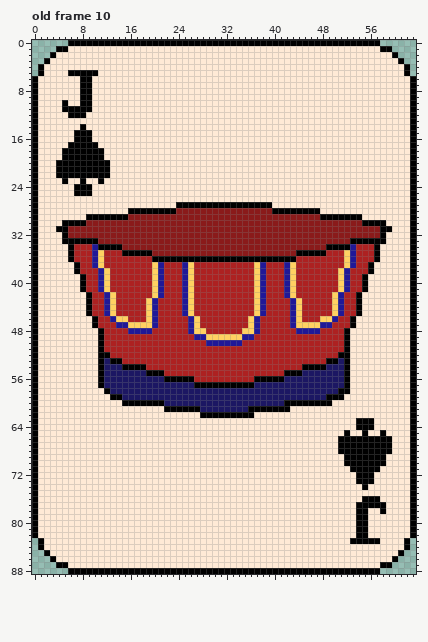
Two versions of one pixel-art file, idle-clicker-poker/Art/Aseprite/Cards/Cards.aseprite. The picture above was drawn from the file before the commit.
64x89 pixels, 13 frames. Shown: old frame 10. The commit also changed other frames, which this record leaves out.
Once edited:
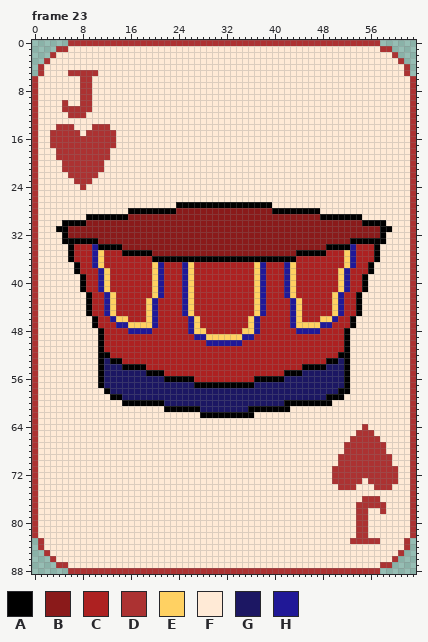
Palette (. is transparent): A #000000  B #8a1a1a  C #ad2121  D #ac3232  E #ffd162  F #ffead6  G #1c1763  H #201897
A new or re-ordered frame is compared with the old frame closest to it.
From the commit log: 11/01/26: Art: Added the rest of the card sprites
The edit:
frames 13 -> 52
Changed rows in their new state; - is an unchanged pixel.
Frame 23 is new; against old frame 10, layers "Layer 3", "Layer 1":
first column x 0:
 0 ------DDDDDDDDDDDDDDDDDDDDDDDDDDDDDDDDDDDDDDDDDDDDDDDDDDDD------
 1 ----DD----------------------------------------------------DD----
 2 ---D--------------------------------------------------------D---
 3 --D----------------------------------------------------------D--
 4 -D------------------------------------------------------------D-
 5 -D----DDDDD---------------------------------------------------D-
 6 D-------DD-----------------------------------------------------D
 7 D-------DD-----------------------------------------------------D
 8 D-------DD-----------------------------------------------------D
 9 D-------DD-----------------------------------------------------D
10 D----D--DD-----------------------------------------------------D
11 D----DDDDD-----------------------------------------------------D
12 D-----DDD------------------------------------------------------D
13 D--------------------------------------------------------------D
14 D---DDD-F-DDD--------------------------------------------------D
15 D--DDDDDFDDDDD-------------------------------------------------D
16 D--DDDDDDDDDDD-------------------------------------------------D
17 D--DDDDDDDDDDD-------------------------------------------------D
18 D---DDDDDDDDD--------------------------------------------------D
19 D---DDDDDDDDD--------------------------------------------------D
20 D---FDDDDDDDF--------------------------------------------------D
21 D---FDDDDDDDF--------------------------------------------------D
22 D---FFDDDDDFF--------------------------------------------------D
23 D----F-DDD-F---------------------------------------------------D
24 D------FDF-----------------------------------------------------D
25 D------FFF-----------------------------------------------------D
26 D--------------------------------------------------------------D
27 D--------------------------------------------------------------D
28 D--------------------------------------------------------------D
29 D--------------------------------------------------------------D
30 D--------------------------------------------------------------D
31 D--------------------------------------------------------------D
32 D--------------------------------------------------------------D
33 D--------------------------------------------------------------D
34 D--------------------------------------------------------------D
35 D--------------------------------------------------------------D
36 D--------------------------------------------------------------D
37 D--------------------------------------------------------------D
38 D--------------------------------------------------------------D
39 D--------------------------------------------------------------D
40 D--------------------------------------------------------------D
41 D--------------------------------------------------------------D
42 D--------------------------------------------------------------D
43 D--------------------------------------------------------------D
44 D--------------------------------------------------------------D
45 D--------------------------------------------------------------D
46 D--------------------------------------------------------------D
47 D--------------------------------------------------------------D
48 D--------------------------------------------------------------D
49 D--------------------------------------------------------------D
50 D--------------------------------------------------------------D
51 D--------------------------------------------------------------D
52 D--------------------------------------------------------------D
53 D--------------------------------------------------------------D
54 D--------------------------------------------------------------D
55 D--------------------------------------------------------------D
56 D--------------------------------------------------------------D
57 D--------------------------------------------------------------D
58 D--------------------------------------------------------------D
59 D--------------------------------------------------------------D
60 D--------------------------------------------------------------D
61 D--------------------------------------------------------------D
62 D--------------------------------------------------------------D
63 D-----------------------------------------------------FFF------D
64 D-----------------------------------------------------FDF------D
65 D---------------------------------------------------F-DDD-F----D
66 D--------------------------------------------------FFDDDDDFF---D
67 D--------------------------------------------------FDDDDDDDF---D
68 D--------------------------------------------------FDDDDDDDF---D
69 D--------------------------------------------------DDDDDDDDD---D
70 D--------------------------------------------------DDDDDDDDD---D
71 D-------------------------------------------------DDDDDDDDDDD--D
72 D-------------------------------------------------DDDDDDDDDDD--D
73 D-------------------------------------------------DDDDDFDDDDD--D
74 D--------------------------------------------------DDD-F-DDD---D
75 D--------------------------------------------------------------D
76 D------------------------------------------------------DDD-----D
77 D-----------------------------------------------------DDDDD----D
78 D-----------------------------------------------------DD--D----D
79 D-----------------------------------------------------DD-------D
80 D-----------------------------------------------------DD-------D
81 D-----------------------------------------------------DD-------D
82 D-----------------------------------------------------DD-------D
83 -D---------------------------------------------------DDDDD----D-
84 -D------------------------------------------------------------D-
85 --D----------------------------------------------------------D--
86 ---D--------------------------------------------------------D---
87 ----DD----------------------------------------------------DD----
88 ------DDDDDDDDDDDDDDDDDDDDDDDDDDDDDDDDDDDDDDDDDDDDDDDDDDDD------
Where, in picture pixels (left, top, right, bottom), the same in both pictures:
changed: (32, 40, 416, 574)
